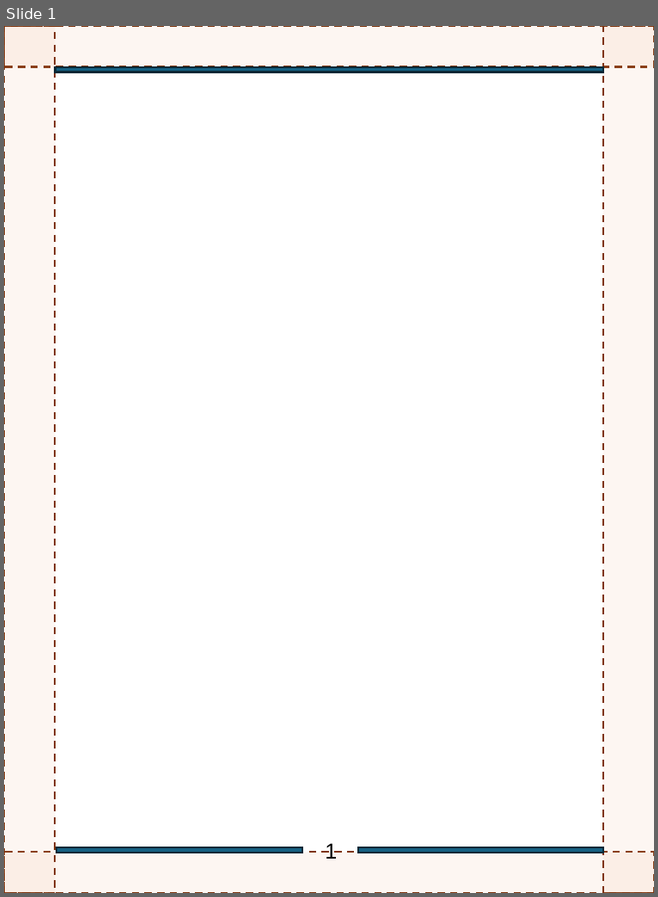
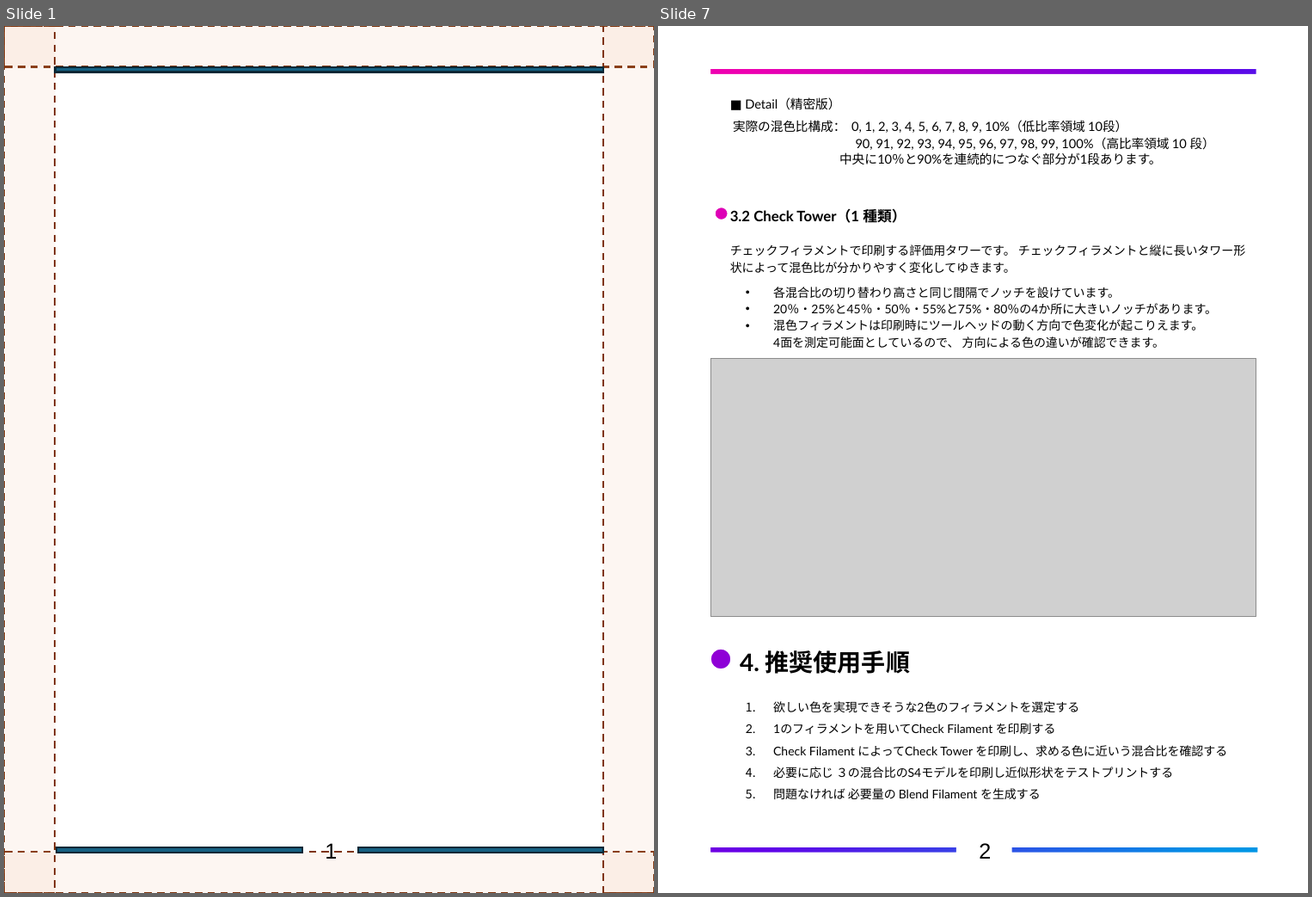
Before and after one commit to FlexChromaHQ/FlexChroma, a slide deck: Documents/Original/FlexChroma_Blend_Color_Checker-JP.pptx. Shown side by side, each under a label of ours: slide 1 before the commit, slides 1 and 7 after it; the slides between them are not shown. The pictures are 658x897 and 1312x897 pixels, drawn with LibreOffice and Linux fonts; fonts in the diff are those of the drawing; grey boxes stand for pictures. Boxes give left, top, right and bottom in pixels: in the first picture for what was removed or moved away, otherwise in the second. Text is boxed around its words. In the diff, an @@ line names an element or a change of style, - is before the commit and + after.

Commit message:
Update Blend Color Checker

```diff
--- a/Documents/Original/FlexChroma_Blend_Color_Checker-JP.pptx
+++ b/Documents/Original/FlexChroma_Blend_Color_Checker-JP.pptx
@@ slide 7 added at (x1=658, y1=26, x2=1308, y2=893), background #FFFFFF @@
@@ rectangle added at (x1=658, y1=26, x2=1308, y2=893), fill gradient #EE00B0 to #6200E8 to #0095E5 @@
@@ freeform shape added at (x1=658, y1=26, x2=1308, y2=893), fill #FFFFFF @@
@@ text added at (x1=733, y1=97, x2=1215, y2=164), 10.5 pt, text #000000 @@
+■ Detail（精密版）
+実際の混色比構成： 0, 1, 2, 3, 4, 5, 6, 7, 8, 9, 10%（低比率領域 10段）
+90, 91, 92, 93, 94, 95, 96, 97, 98, 99, 100%（高比率領域 10 段）
+中央に10％と90%を連続的につなぐ部分が1段あります。
@@ text added at (x1=730, y1=208, x2=1245, y2=348), 10 pt, text #000000 @@
+3.2 Check Tower（1 種類）
+チェックフィラメントで印刷する評価用タワーです。 チェックフィラメントと縦に長いタワー形状によって混色比が分かりやすく変化してゆきます。
+• 各混合比の切り替わり高さと同じ間隔でノッチを設けています。
+• 20％・25%と45％・50％・55%と75%・80％の4か所に大きいノッチがあります。
+• 混色フィラメントは印刷時にツールヘッドの動く方向で色変化が起こりえます。
+4面を測定可能面としているので、 方向による色の違いが確認できます。
@@ picture added at (x1=710, y1=359, x2=1257, y2=616) @@
@@ text added at (x1=740, y1=650, x2=910, y2=674), 20 pt, text #000000, bold @@
+4. 推奨使用手順
@@ text added at (x1=773, y1=701, x2=1227, y2=799), 10 pt, text #000000 @@
+1. 欲しい色を実現できそうな2色のフィラメントを選定する
+2. 1のフィラメントを用いてCheck Filament を印刷する
+3. Check Filament によってCheck Tower を印刷し、求める色に近いう混合比を確認する
+4. 必要に応じ ３の混合比のS4モデルを印刷し近似形状をテストプリントする
+5. 問題なければ 必要量の Blend Filament を生成する
@@ text added at (x1=979, y1=843, x2=991, y2=858), 18 pt, text #000000 @@
+2
```
Also in this commit, not shown: 4 slides changed, 3 other slides added, 4 other files.
